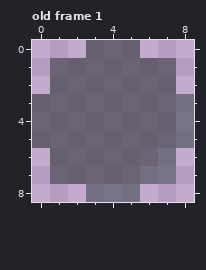
One commit to this pixel-art file: 9tile.aseprite. Above is the file before it was changed.
9x9 pixels, 1 frame. Shown: old frame 1. The commit also changed other frames, which this record leaves out.
The same view after the edit:
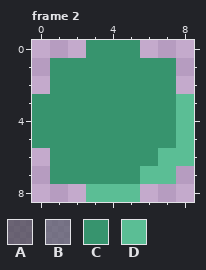
Palette (. is transparent): A #494952b8  B #5b5f6cb8  C #37946e  D #5bbe95
A new or re-ordered frame is compared with the old frame closest to it.
Changes in this commit:
frames 1 -> 3
Changed rows in their new state; - is an unchanged pixel.
Frame 2 is new; against old frame 1:
first column x 0:
0 ---CCC---
1 -CCCCCCC-
2 -CCCCCCC-
3 CCCCCCCCD
4 CCCCCCCCD
5 CCCCCCCCD
6 -CCCCCCDD
7 -CCCCCDD-
8 ---DDD---
